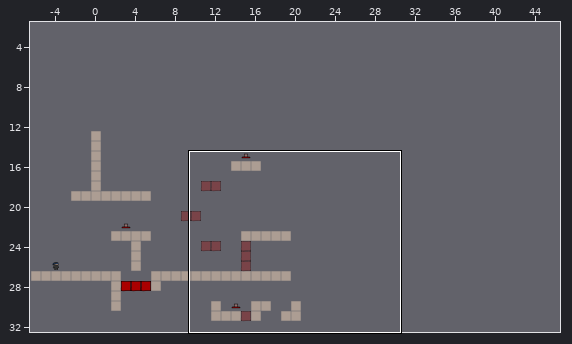
Tiled map, stored at raw/levelconverter/maps/l21.tmx. Above, an overview of the earlier version with the close-up marked.
Close-up. Old version:
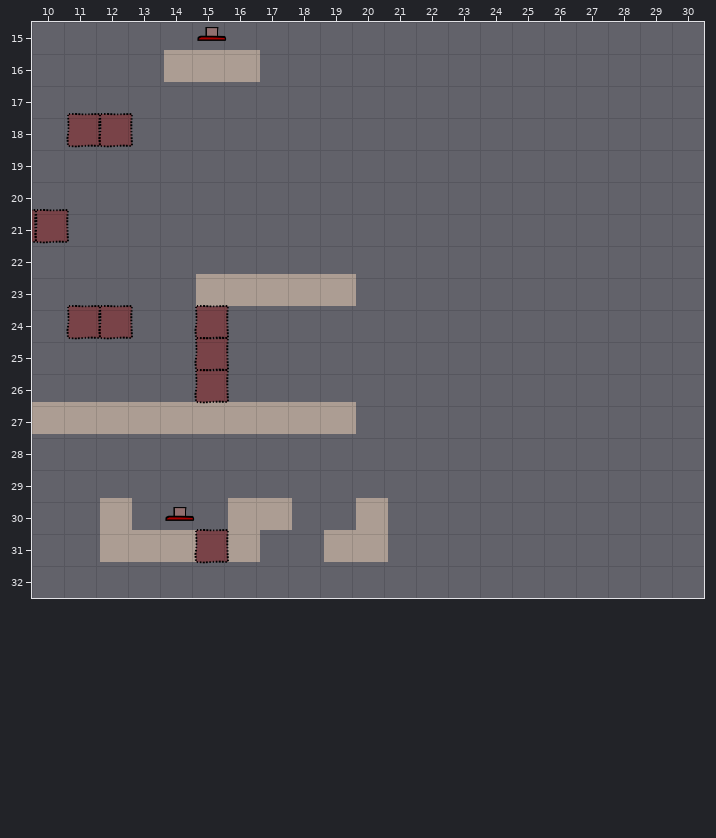
Cells are 40x40 px. Shown: x 10..30, y 15..32. The commit also changed other parts of the map, which this record leaves out. The old version is drawn lined up with the new one.
New version:
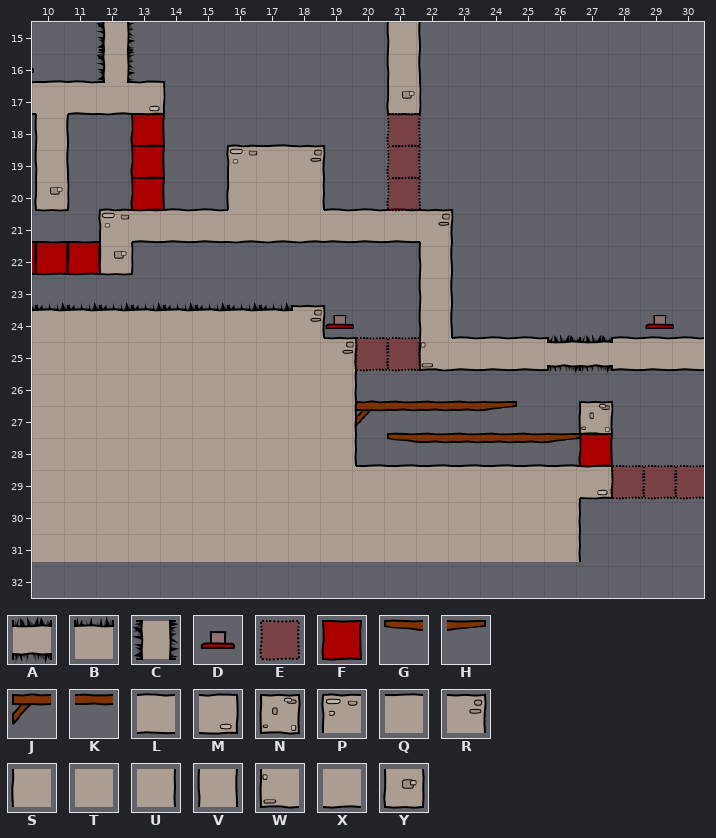
Key: from "foreground": A 33, B 41, C 51; from "objectpalette": D 16, E 17, F 18; from "world1": G 6, H 7, J 12, K 13, L 25, M 26, N 27, P 32, Q 33, R 34, S 40, T 41, U 42, V 43, W 48, X 49, Y 51.
_ is an empty cell.
Tiles of an added or newly shown layer are drawn over the layers below it.
Edits made:
map size 32x37 -> 47x32 cells (old content now starts at -6,3; both pictures use the new coordinates)
Layer "walls":
The author put tile G in row 28 at x 21.
The author put tile H in row 27 at x 24; in row 28 at x 26.
The author put tile J in row 27 at x 20.
The author put tile K in row 27 at x 21 to 23; in row 28 at x 22 to 25.
The author put tile L in row 17 at x 11; in row 21 at x 13 to 15 and 19 to 21; in row 25 at x 23 to 25 and 28 to 30.
The author put tile M in row 17 at x 13; in row 29 at x 27.
The author put tile N in row 27 at x 27.
The author put tile P in row 19 at x 16; in row 21 at x 12.
The author put tile Q in row 17 at x 10; in row 19 at x 17; in row 29 at x 20 to 26.
The author put tile R in row 19 at x 18; in row 21 at x 22; in row 24 at x 18; in row 25 at x 19.
The author put tile S in row 20 at x 16.
The author put tile T in row 20 at x 17; in rows 25 to 26 at x 10 to 18; in row 28 at x 10 to 18; in row 29 at x 10 to 19; in row 30 at x 10 to 11, 13 to 15, 18 to 19 and 21 to 25; in row 31 at x 10 to 11, 15, 17 to 18 and 21 to 25.
Tile T becomes tile U in row 27 at x 19.
The author put tile U in row 20 at x 18; in row 26 at x 19; in row 28 at x 19; in rows 30 to 31 at x 26.
The author put tile V in rows 15 to 16 at x 21; in rows 18 to 19 at x 10; in rows 22 to 24 at x 22.
The author put tile W in row 25 at x 22.
The author put tile X in row 17 at x 12; in row 21 at x 16 to 18.
The author put tile Y in row 17 at x 21; in row 20 at x 10; in row 22 at x 12.
Tile T is gone in row 16 at x 14 to 16; in row 23 at x 15 to 19.
Layer "objects":
The author put tile D in row 24 at x 19 and 29.
The author put tile E in rows 18 to 20 at x 21; in row 25 at x 20 to 21; in row 29 at x 28 to 30.
The author put tile F in rows 18 to 20 at x 13; in row 22 at x 10 to 11; in row 28 at x 27.
Tile D is gone in row 15 at x 15; in row 30 at x 14.
Tile E is gone in row 18 at x 11 to 12; in row 21 at x 10; in row 24 at x 11 to 12 and 15; in rows 25 to 26 at x 15; in row 31 at x 15.
Layer "fg" (now shown):
The author put tile A in row 25 at x 26 to 27.
The author put tile B in row 24 at x 10 to 17.
The author put tile C in rows 15 to 16 at x 12.
Boxes around the changes in both close-ups, in picture pixels (x1, y1, x2, y2):
changed: (32, 22, 704, 564)
